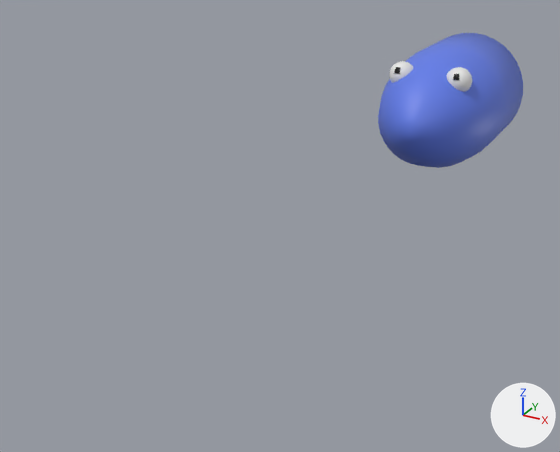
Before and after pictures for a commit that changed the glTF model frontend/public/head1.glb.
Both versions are drawn from a 50 mm camera at (3.78, -12.99, 3.42) aimed at (-0.65, -4.95, -0.61). Arrows for +X, +Y and +Z are at lower right; the lights stay in place. The picture after the commit comes second. Vertices at exactly the same position are counted once.
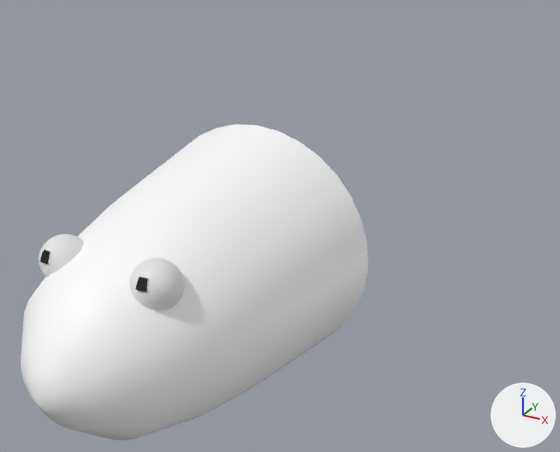
What differs and where, as boxes [x1, y1, x2, y2] in the pictures (560 x 452 px; the box of a moved part takes in the faces that stretch with it):
'Sphere.001', reshaped (138% wider, 134% taller)
    before: [378, 33, 523, 168]
    after: [21, 124, 368, 441]
part 1 of me_sphere_001, moved or reshaped
    before: [389, 61, 413, 83]
    after: [38, 234, 84, 277]
part 2 of me_sphere_001, moved or reshaped
    before: [446, 67, 472, 92]
    after: [129, 258, 184, 311]
part 3 of me_sphere_001, added
    after: [21, 124, 368, 441]
part 4 of me_sphere_001, deleted (blue)
    before: [378, 33, 523, 168]

The change in detail:
Material 'HeadMaterial' (mat_headmaterial) is new.
Its base color is (1.0, 1.0, 1.0) (white #ffffff).
me_sphere_001 is used by ob_sphere_001; location (0.0, 0.0, 0.0).
me_sphere_001 had 1285 vertices, 2558 faces and spanned x -1.0..1.0, y -2.12..1.2, z -1.0..1.0.
me_sphere_001 now has 1221 vertices, 2400 faces and spans x -1.25..1.25, y -9.77..-6.6, z -1.25..1.25.
me_sphere_001 part 1: the loose piece of 514 vertices spanning x -0.67..-0.25, y -1.45..-1.03, z 0.44..0.86 is moved by (0.0, -7.65, 0.0).
me_sphere_001 part 2: the loose piece of 514 vertices spanning x 0.25..0.67, y -1.45..-1.03, z 0.44..0.86 is moved by (0.0, -7.65, 0.0).
me_sphere_001 part 3: a new loose piece of 193 vertices spanning x -1.25..1.25, y -9.77..-6.6, z -1.25..1.25, in mat_headmaterial (white #ffffff).
me_sphere_001 part 4: the loose piece of 257 vertices spanning x -1.0..1.0, y -2.12..1.2, z -1.0..1.0 is deleted.
me_sphere_001 no longer uses material mat_material_002 (blue #607be7).
me_sphere_001 gains material mat_headmaterial (white #ffffff).
